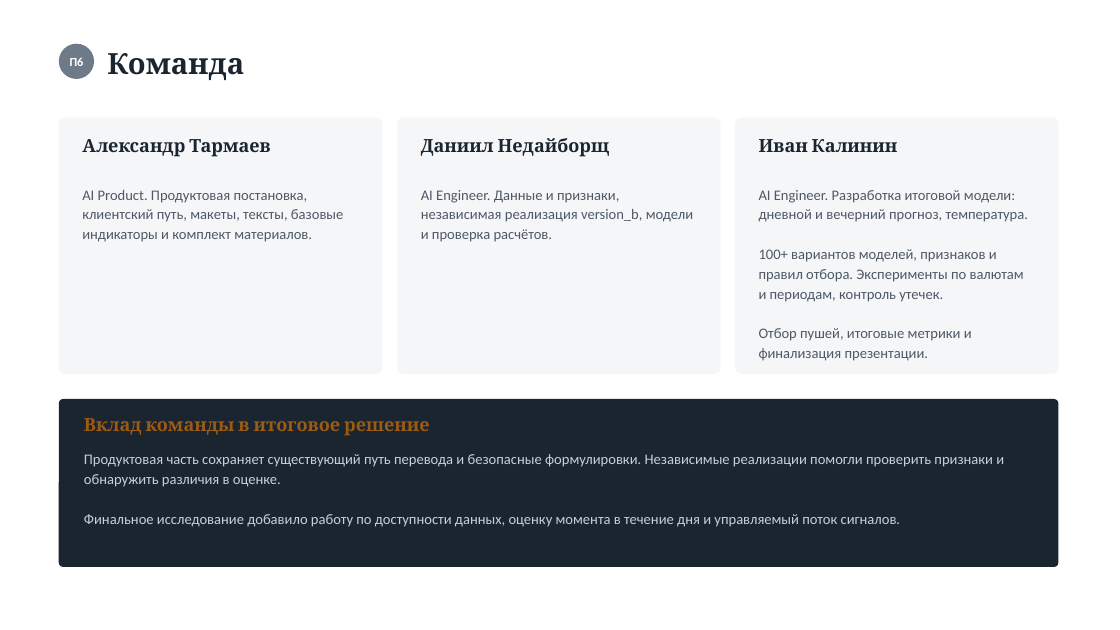
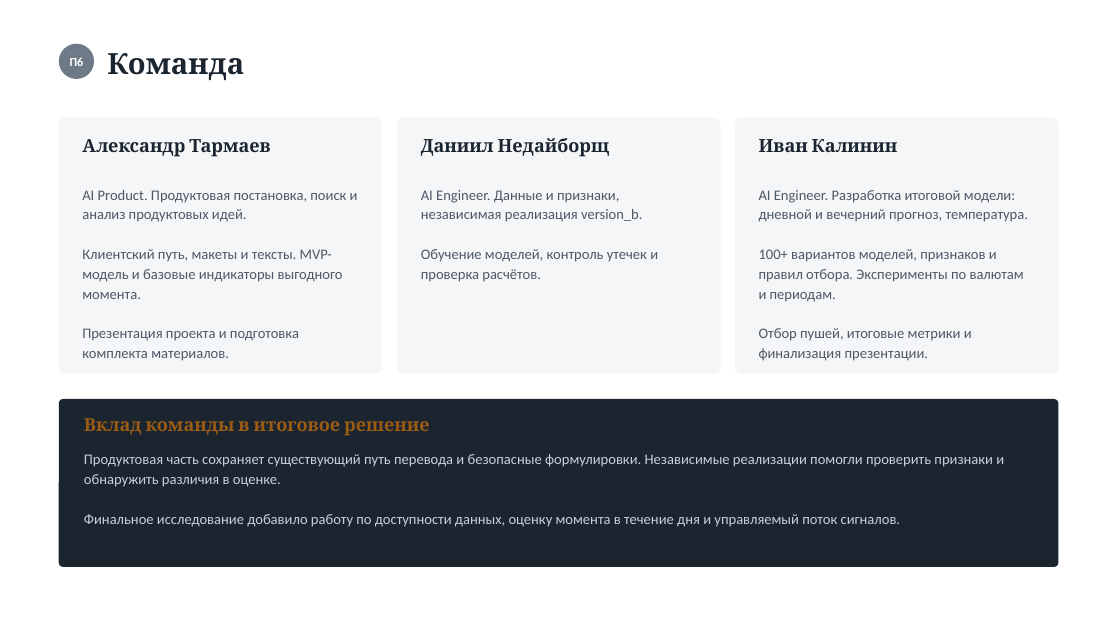
Before and after one commit to tarma3v/international_transfers_signals, a slide deck: slide 26 of submission/prezentaciya-finalnaya-2026-09-07-model-i-interfeys.pptx. Drawn at 1120x630 pixels with LibreOffice and Linux fonts; fonts in the diff are those of the drawing. Boxes give left, top, right and bottom in pixels: in the first picture for what was removed or moved away, otherwise in the second. Text is boxed around its words. In the diff, an @@ line names an element or a change of style, - is before the commit and + after.

```diff
--- a/submission/prezentaciya-finalnaya-2026-09-07-model-i-interfeys.pptx
+++ b/submission/prezentaciya-finalnaya-2026-09-07-model-i-interfeys.pptx
@@ text at bbox=[82, 190, 358, 361]: text changed @@
-AI Product. Продуктовая постановка, клиентский путь, макеты, тексты, базовые индикаторы и комплект материалов.
+AI Product. Продуктовая постановка, поиск и анализ продуктовых идей.
+Клиентский путь, макеты и тексты. MVP-модель и базовые индикаторы выгодного момента.
+Презентация проекта и подготовка комплекта материалов.
@@ text at bbox=[421, 190, 658, 282]: text changed @@
-AI Engineer. Данные и признаки, независимая реализация version_b, модели и проверка расчётов.
+AI Engineer. Данные и признаки, независимая реализация version_b.
+Обучение моделей, контроль утечек и проверка расчётов.
@@ text at bbox=[759, 249, 1024, 302]: text changed @@
-100+ вариантов моделей, признаков и правил отбора. Эксперименты по валютам и периодам, контроль утечек.
+100+ вариантов моделей, признаков и правил отбора. Эксперименты по валютам и периодам.
```
Also in this commit, not shown: 1 other slide changed, 4 other files.
